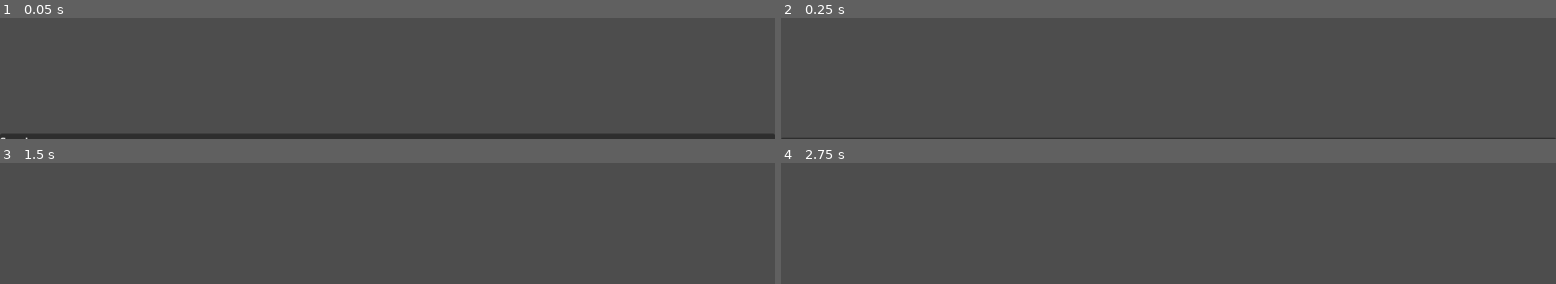
Above: before the commit, frames 1-4 (two rows, left to right).
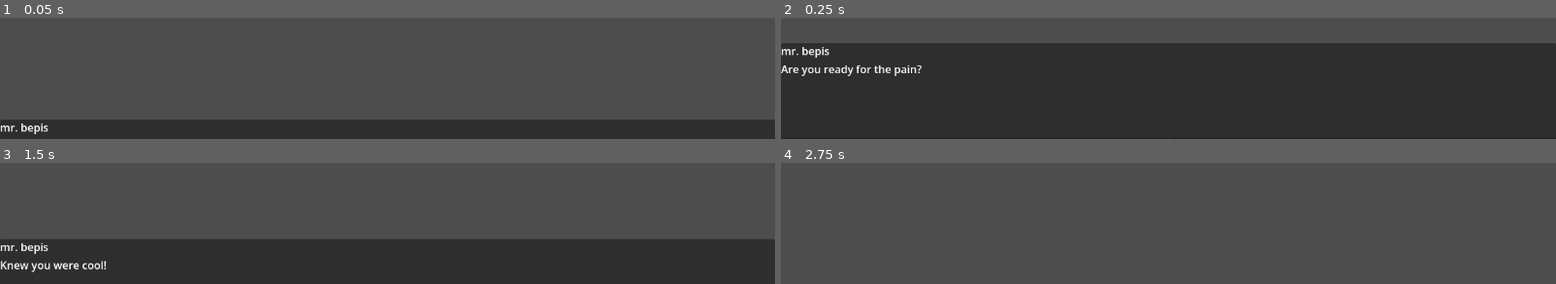
Above: after the commit, the same moments.

Repository: TerjeBallestad/pespi-mask
Game: Godot game, scene res://scenes/dialog_test.tscn
Two runs of this game, one before a commit and one after it. Both use one fixed random seed, a clock stepped at 60 frames per second and the inputs below.
Inputs (mouse positions are in pixels of both pictures, inside the frame that each line leads up to):
- Up to frame 1 (0.05 s): no input
- Up to frame 2 (0.25 s): no input
- Up to frame 3 (1.5 s): click (193, 273) at 0.5 s, where only the run after the commit has a clickable "Yes"; click (387, 273) at 1.25 s, where only the run after the commit has a clickable "Next"
- Up to frame 4 (2.75 s): tap Enter (ui_accept) at 2, 2.1, 2.27, 2.57 s

The runs differ from the first frame. In frame 1, 11% of the frame differs, in the area x 0-100%, y 84-100%; in frame 2, 77%, in the area x 0-100%, y 20-100%; in frame 3, 37%; in frame 4, nothing differs.

Commit message:
Add dialog choices

Diff:
--- a/scenes/dialog_box.tscn
+++ b/scenes/dialog_box.tscn
@@ -2,15 +2,17 @@
 
 [ext_resource type="Script" uid="uid://ucplogok47cu" path="res://scripts/dialog/dialog_box.gd" id="1_xvd2c"]
 
-[node name="DialogBox" type="Panel" unique_id=1946601530 node_paths=PackedStringArray("speaker_label", "text_label")]
+[node name="DialogBox" type="Panel" unique_id=1946601530 node_paths=PackedStringArray("speaker_label", "text_label", "options_buttons")]
 anchors_preset = 15
 anchor_right = 1.0
 anchor_bottom = 1.0
 grow_horizontal = 2
 grow_vertical = 2
 script = ExtResource("1_xvd2c")
+slide_animation_duration = 0.3
 speaker_label = NodePath("GridContainer/Speaker")
 text_label = NodePath("GridContainer/PanelContainer/Text")
+options_buttons = [NodePath("GridContainer/HBoxContainer/Option1"), NodePath("GridContainer/HBoxContainer/Option2"), NodePath("GridContainer/HBoxContainer/Option3")]
 
 [node name="GridContainer" type="VBoxContainer" parent="." unique_id=1050912718]
 layout_mode = 1
@@ -39,3 +41,24 @@
 yo"
 fit_content = true
 scroll_active = false
+
+[node name="HBoxContainer" type="HBoxContainer" parent="GridContainer" unique_id=1980235488]
+layout_mode = 2
+
+[node name="Option1" type="Button" parent="GridContainer/HBoxContainer" unique_id=1928644473]
+visible = false
+layout_mode = 2
+size_flags_horizontal = 3
+text = "Option 1"
+
+[node name="Option2" type="Button" parent="GridContainer/HBoxContainer" unique_id=1556168996]
+visible = false
+layout_mode = 2
+size_flags_horizontal = 3
+text = "Option 2"
+
+[node name="Option3" type="Button" parent="GridContainer/HBoxContainer" unique_id=1597467935]
+visible = false
+layout_mode = 2
+size_flags_horizontal = 3
+text = "Option 3"
--- a/scenes/dialog_test.tscn
+++ b/scenes/dialog_test.tscn
@@ -1,64 +1,53 @@
 [gd_scene format=3 uid="uid://b3get38rrj6lt"]
 
 [ext_resource type="Script" uid="uid://c7py8w66008ws" path="res://scripts/dialog/dialog_manager.gd" id="1_06prf"]
+[ext_resource type="Script" uid="uid://dd0hyyjxvcu5q" path="res://scripts/dialog/debug_start_dialog.gd" id="1_87qe6"]
 [ext_resource type="PackedScene" uid="uid://70mqawldnge" path="res://scenes/dialog_box.tscn" id="1_f4v0s"]
 [ext_resource type="Script" uid="uid://37gjw0vakjw1" path="res://scripts/dialog/resources/dialog.gd" id="2_4k4dp"]
 [ext_resource type="Script" uid="uid://b7h5l8uj1r70x" path="res://scripts/dialog/resources/dialog_types/text_dialog.gd" id="3_07oah"]
-[ext_resource type="Script" uid="uid://06trnasd6n0o" path="res://scripts/dialog/resources/condition_types/compare_condition.gd" id="4_07oah"]
-[ext_resource type="Script" uid="uid://bcnu4uoeo8oba" path="res://scripts/dialog/resources/dialog_types/terminator_dialog.gd" id="4_pket2"]
+[ext_resource type="Script" uid="uid://kmxq24muu12r" path="res://scripts/dialog/resources/dialog_option.gd" id="4_07oah"]
 [ext_resource type="Resource" uid="uid://o051ka38mlni" path="res://assets/dialog/speakers/pepsi_man.tres" id="4_r0p54"]
 [ext_resource type="Script" uid="uid://cs3md0jmnapvw" path="res://scripts/dialog/resources/dialog_sequence.gd" id="5_87qe6"]
-[ext_resource type="Script" uid="uid://d4hkqiahf2p68" path="res://scripts/dialog/resources/dialog_types/assignor_dialog.gd" id="6_r0p54"]
-[ext_resource type="Script" uid="uid://lo6ya4qjdj1x" path="res://scripts/dialog/resources/condition_types/else_condition.gd" id="8_87qe6"]
-
-[sub_resource type="Resource" id="Resource_e4rgx"]
-script = ExtResource("4_pket2")
-metadata/_custom_type_script = "uid://bcnu4uoeo8oba"
-
-[sub_resource type="Resource" id="Resource_07oah"]
-script = ExtResource("4_07oah")
-variable_name = "x"
-value = null
-metadata/_custom_type_script = "uid://06trnasd6n0o"
-
-[sub_resource type="Resource" id="Resource_r0p54"]
-script = ExtResource("3_07oah")
-speaker = ExtResource("4_r0p54")
-text = "True"
-condition = SubResource("Resource_07oah")
-metadata/_custom_type_script = "uid://b7h5l8uj1r70x"
-
-[sub_resource type="Resource" id="Resource_pket2"]
-script = ExtResource("6_r0p54")
-variable_name = "x"
-operator = 1
-value = null
-metadata/_custom_type_script = "uid://d4hkqiahf2p68"
-
-[sub_resource type="Resource" id="Resource_ljip2"]
-script = ExtResource("8_87qe6")
-metadata/_custom_type_script = "uid://lo6ya4qjdj1x"
+[ext_resource type="Script" uid="uid://batlbawr5yaer" path="res://scripts/dialog/resources/dialog_types/choice_dialog.gd" id="5_r0p54"]
 
 [sub_resource type="Resource" id="Resource_87qe6"]
 script = ExtResource("3_07oah")
 speaker = ExtResource("4_r0p54")
-text = "False"
-condition = SubResource("Resource_ljip2")
-group_with_above = false
+text = "Knew you were cool!"
 metadata/_custom_type_script = "uid://b7h5l8uj1r70x"
 
-[sub_resource type="Resource" id="Resource_4con6"]
+[sub_resource type="Resource" id="Resource_pket2"]
+script = ExtResource("4_07oah")
+text = "Yes"
+dialog = SubResource("Resource_87qe6")
+metadata/_custom_type_script = "uid://kmxq24muu12r"
+
+[sub_resource type="Resource" id="Resource_rpmu6"]
 script = ExtResource("3_07oah")
-speaker = ExtResource("4_r0p54")
-text = "Still false"
+text = "That's what I am talking about"
 metadata/_custom_type_script = "uid://b7h5l8uj1r70x"
 
-[sub_resource type="Resource" id="Resource_rpmu6"]
+[sub_resource type="Resource" id="Resource_ljip2"]
+script = ExtResource("4_07oah")
+text = "Yes, but over here now"
+dialog = SubResource("Resource_rpmu6")
+metadata/_custom_type_script = "uid://kmxq24muu12r"
+
+[sub_resource type="Resource" id="Resource_4con6"]
+script = ExtResource("5_r0p54")
+choices = Array[ExtResource("4_07oah")]([SubResource("Resource_pket2"), SubResource("Resource_ljip2")])
+speaker = ExtResource("4_r0p54")
+text = "Are you ready for the pain?"
+metadata/_custom_type_script = "uid://batlbawr5yaer"
+
+[sub_resource type="Resource" id="Resource_e4rgx"]
 script = ExtResource("5_87qe6")
-dialogs = Array[ExtResource("2_4k4dp")]([SubResource("Resource_e4rgx"), SubResource("Resource_r0p54"), SubResource("Resource_pket2"), SubResource("Resource_87qe6"), SubResource("Resource_4con6")])
+dialogs = Array[ExtResource("2_4k4dp")]([SubResource("Resource_4con6")])
 metadata/_custom_type_script = "uid://cs3md0jmnapvw"
 
 [node name="DialogTest" type="Node2D" unique_id=1908033355]
+script = ExtResource("1_87qe6")
+dialog = SubResource("Resource_e4rgx")
 
 [node name="CanvasLayer" type="CanvasLayer" parent="." unique_id=1076451925]
 
@@ -68,9 +57,7 @@
 offset_top = -172.0
 grow_vertical = 0
 pivot_offset_ratio = Vector2(0, 1)
-slide_animation_duration = 0.3
 
 [node name="DialogManager" type="Node" parent="." unique_id=1679539841]
 unique_name_in_owner = true
 script = ExtResource("1_06prf")
-current_sequence = SubResource("Resource_rpmu6")
--- /dev/null
+++ b/scripts/dialog/debug_start_dialog.gd
@@ -0,0 +1,8 @@
+extends Node
+
+@export
+var dialog: DialogSequence
+
+# Called when the node enters the scene tree for the first time.
+func _ready() -> void:
+	%DialogManager.start_dialog(dialog)
--- a/scripts/dialog/dialog_box.gd
+++ b/scripts/dialog/dialog_box.gd
@@ -1,8 +1,14 @@
 class_name DialogBox extends Control
+
+signal choice_made(box: DialogBox, manager: DialogManager, choice_index: int)
 
 @onready
 var _original_y := position.y
 
+@export
+var slide_animation_duration := 1.0
+
+@export_group("UI Elements")
 @export
 var speaker_label: RichTextLabel
 
@@ -10,12 +16,19 @@
 var text_label: RichTextLabel
 
 @export
-var slide_animation_duration := 1.0
+var options_buttons: Array[Button]
 
 func _ready():
 	%DialogManager.entering_dialog_playback.connect(_on_entering_dialog_playback)
 	%DialogManager.entering_dialog.connect(_on_entering_dialog)
+	%DialogManager.exiting_dialog.connect(_on_exiting_dialog)
 	%DialogManager.exiting_dialog_playback.connect(_on_exiting_dialog_playback)
+
+	for i in len(options_buttons):
+		options_buttons[i].button_up.connect(func():
+			choice_made.emit(self, %DialogManager, i)
+		)
+
 	position.y = _original_y + size.y
 
 func _process(delta: float):
@@ -28,6 +41,9 @@
 func _on_entering_dialog(dialog: Dialog):
 	dialog.on_display(self, %DialogManager)
 
+func _on_exiting_dialog(dialog: Dialog):
+	dialog.on_hide(self, %DialogManager)
+
 func _on_exiting_dialog_playback():
 	slide_out()
 
--- a/scripts/dialog/dialog_manager.gd
+++ b/scripts/dialog/dialog_manager.gd
@@ -27,21 +27,13 @@
 	get:
 		return _playing
 
-# TODO: Exported for test purposes. Should be not be exported nor have a setter
-@export
 var current_sequence: DialogSequence:
 	get:
 		return _current_sequence
-	set(value):
-		_current_sequence = value
-
-# TODO: For testing
-func _ready() -> void:
-	start_dialog(current_sequence)
 
 var current_dialog: Dialog:
 	get:
-		if current_sequence == null or _sequence_index >= len(current_sequence.dialogs):
+		if current_sequence == null or _sequence_index >= len(current_sequence.dialogs) or _sequence_index < 0:
 			return null
 
 		return current_sequence.dialogs[_sequence_index]
@@ -80,7 +72,6 @@
 			break
 
 		_sequence_index += 1
-
 
 		# End of dialog. Stopping
 		if not current_dialog:
@@ -126,6 +117,9 @@
 
 func redirect(seq: DialogSequence):
 	if current_sequence != null:
+		if current_dialog != null:
+			exiting_dialog.emit(current_dialog)
+
 		exiting_dialog_sequence.emit(current_sequence)
 		redirecting.emit(current_sequence, seq)
 
--- a/scripts/dialog/resources/dialog.gd
+++ b/scripts/dialog/resources/dialog.gd
@@ -20,5 +20,8 @@
 func on_display(_box: DialogBox, _manager: DialogManager) -> void:
 	pass
 
+func on_hide(_box: DialogBox, _manager: DialogManager) -> void:
+	pass
+
 func process(_delta: float, _manager: DialogManager) -> void:
 	pass
--- /dev/null
+++ b/scripts/dialog/resources/dialog_option.gd
@@ -0,0 +1,7 @@
+class_name DialogOption extends Resource
+
+@export
+var text: String
+
+@export
+var dialog: Dialog
--- /dev/null
+++ b/scripts/dialog/resources/dialog_types/choice_dialog.gd
@@ -0,0 +1,30 @@
+class_name ChoiceDialog extends TextDialog
+
+@export
+var choices: Array[DialogOption]
+
+func _init():
+	show_button = false
+
+func on_display(box: DialogBox, manager: DialogManager) -> void:
+	super.on_display(box, manager)
+
+	for i in min(len(choices), len(box.options_buttons)):
+		var button := box.options_buttons[i]
+
+		button.text = choices[i].text
+		button.visible = true
+
+	box.choice_made.connect(_on_choice_made)
+
+func on_hide(box: DialogBox, manager: DialogManager) -> void:
+	for i in len(box.options_buttons):
+		box.options_buttons[i].visible = false
+
+	box.choice_made.disconnect(_on_choice_made)
+
+func _on_choice_made(_box: DialogBox, manager: DialogManager, choice_index: int):
+	var seq := DialogSequence.new()
+	seq.dialogs.append(choices[choice_index].dialog)
+	manager.redirect(seq)
+	manager.next_dialog()
--- a/scripts/dialog/resources/dialog_types/text_dialog.gd
+++ b/scripts/dialog/resources/dialog_types/text_dialog.gd
@@ -1,4 +1,7 @@
 class_name TextDialog extends Dialog
+
+# Since ChoiceDialog extends TextDialog, we don't want the Next button there
+var show_button := true
 
 @export
 var speaker: DialogSpeaker
@@ -10,6 +13,19 @@
 	box.speaker_label.text = speaker.name
 	box.text_label.text = text
 
-func process(_delta: float, manager: DialogManager):
-	if Input.is_action_just_pressed("ui_accept"):
-		manager.next_dialog()
+	if not show_button:
+		return
+
+	box.options_buttons[0].visible = true
+	box.options_buttons[0].text = "Next"
+	box.choice_made.connect(_on_click_next)
+
+func on_hide(box: DialogBox, _manager: DialogManager) -> void:
+	if not show_button:
+		return
+
+	box.options_buttons[0].visible = false
+	box.choice_made.disconnect(_on_click_next)
+
+func _on_click_next(_box: DialogBox, manager: DialogManager, _choice_index: int):
+	manager.next_dialog()
Not shown, added: scripts/dialog/debug_start_dialog.gd.uid
Not shown, added: scripts/dialog/resources/dialog_option.gd.uid
Not shown, added: scripts/dialog/resources/dialog_types/choice_dialog.gd.uid
